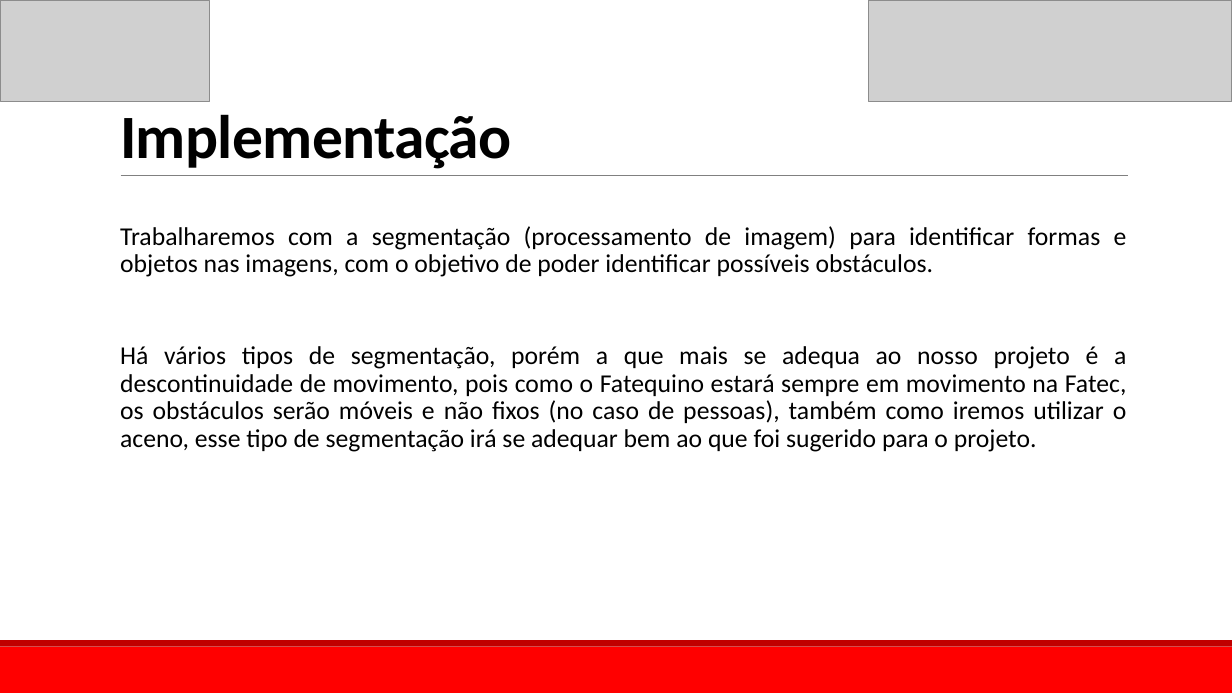
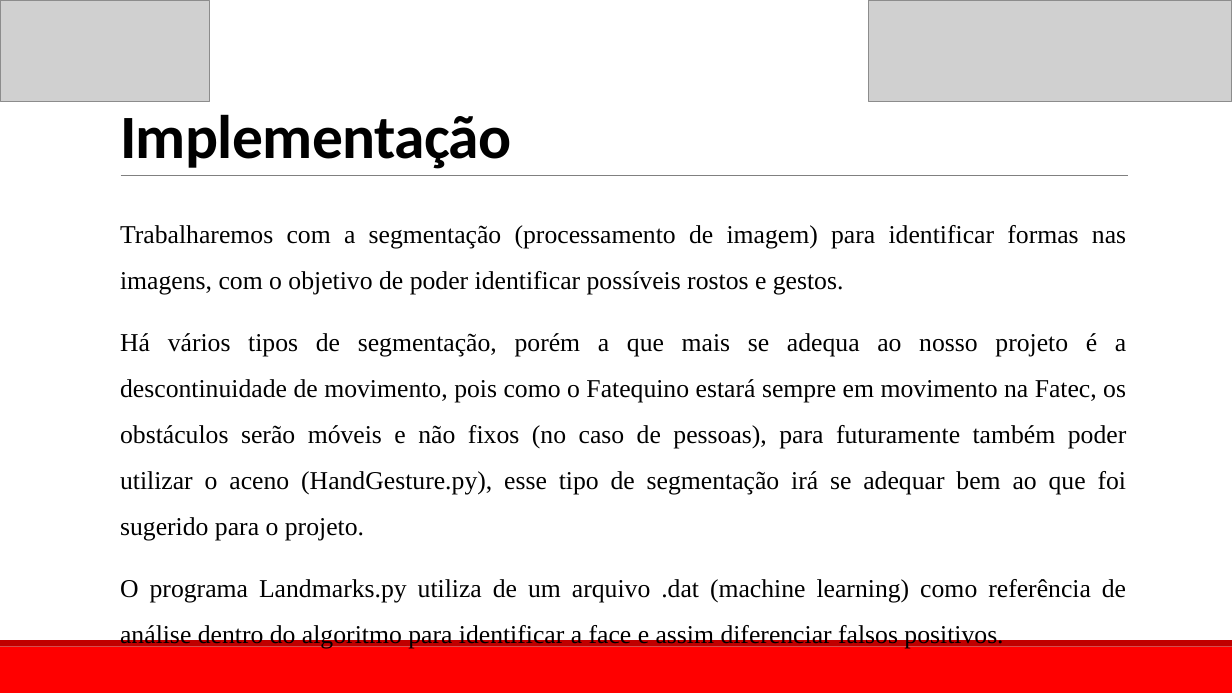
Before and after one commit to Fatequino/Fatequino, a slide deck: slide 9 of Visão/Documentação/Projeto_Fatequino_-_Visão.pptx. Drawn at 1232x693 pixels with LibreOffice and Linux fonts; fonts in the diff are those of the drawing; grey boxes stand for pictures. Boxes give left, top, right and bottom in pixels: in the first picture for what was removed or moved away, otherwise in the second. Text is boxed around its words. In the diff, an @@ line names an element or a change of style, - is before the commit and + after.

```diff
--- a/Visão/Documentação/Projeto_Fatequino_-_Visão.pptx
+++ b/Visão/Documentação/Projeto_Fatequino_-_Visão.pptx
@@ text at <box>120,225,1127,649</box>: text changed; font Calibri to Times New Roman @@
-  Trabalharemos com a segmentação (processamento de imagem) para identificar formas e objetos nas imagens, com o objetivo de poder identificar possíveis obstáculos.
-  Há vários tipos de segmentação, porém a que mais se adequa ao nosso projeto é a descontinuidade de movimento, pois como o Fatequino estará sempre em movimento na Fatec, os obstáculos serão móveis e não fixos (no caso de pessoas), também como iremos utilizar o aceno, esse tipo de segmentação irá se adequar bem ao que foi sugerido para o projeto.
+  Trabalharemos com a segmentação (processamento de imagem) para identificar formas nas imagens, com o objetivo de poder identificar possíveis rostos e gestos.
+  Há vários tipos de segmentação, porém a que mais se adequa ao nosso projeto é a descontinuidade de movimento, pois como o Fatequino estará sempre em movimento na Fatec, os obstáculos serão móveis e não fixos (no caso de pessoas), para futuramente também poder utilizar o aceno (HandGesture.py), esse tipo de segmentação irá se adequar bem ao que foi sugerido para o projeto.
+  O programa Landmarks.py utiliza de um arquivo .dat (machine learning) como referência de análise dentro do algoritmo para identificar a face e assim diferenciar falsos positivos.
```
Also in this commit, not shown: 5 other slides changed, 5 slides added, 1 slide removed, 5 other files.
